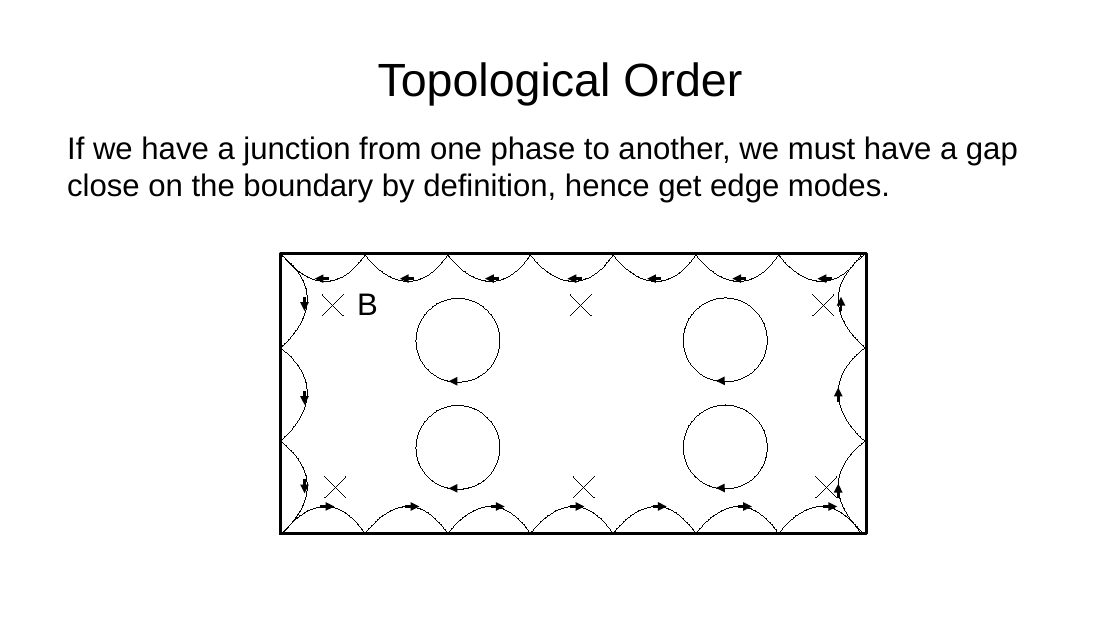
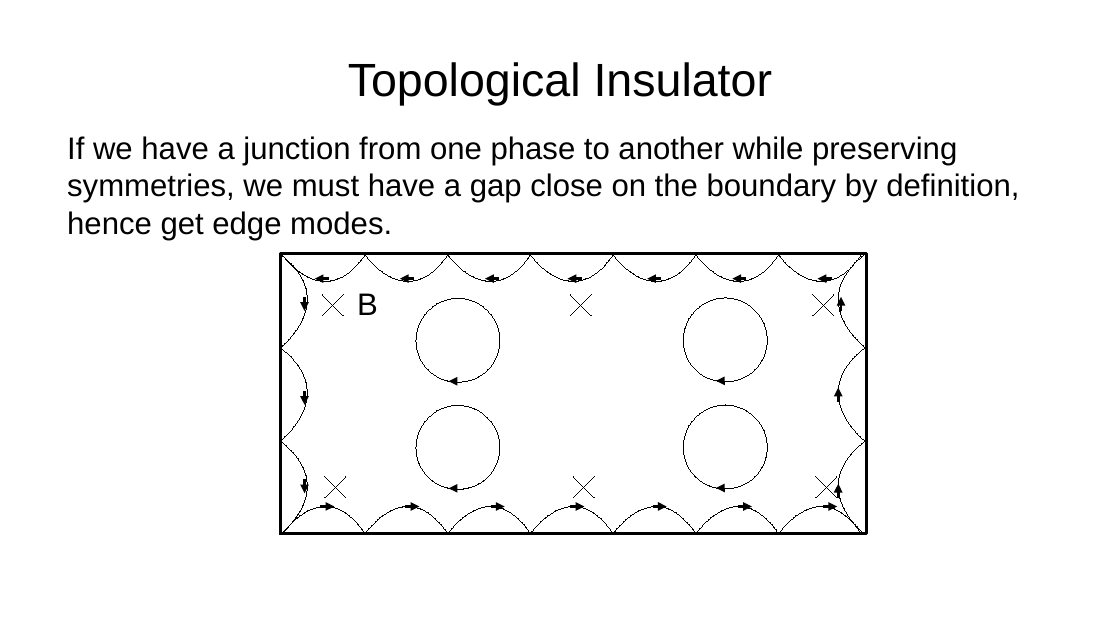
Before and after one commit to asirota12/Thesis, a slide deck: slide 13 of ThesisDefense.odp (slide 12 before the commit). Drawn at 1120x630 pixels with LibreOffice and Linux fonts; fonts in the diff are those of the drawing. Boxes give left, top, right and bottom in pixels: in the first picture for what was removed or moved away, otherwise in the second. Text is boxed around its words. In the diff, an @@ line names an element or a change of style, - is before the commit and + after.

```diff
--- a/ThesisDefense.odp
+++ b/ThesisDefense.odp
@@ title at (x1=348, y1=62, x2=772, y2=105): text changed @@
-Topological Order
+Topological Insulator
@@ text at (x1=67, y1=136, x2=1019, y2=240): text changed @@
-If we have a junction from one phase to another, we must have a gap close on the boundary by definition, hence get edge modes.
+If we have a junction from one phase to another while preserving symmetries, we must have a gap close on the boundary by definition, hence get edge modes.
```
Also in this commit, not shown: 9 other slides changed, 11 slides added, 6 slides removed, 1 other file.
